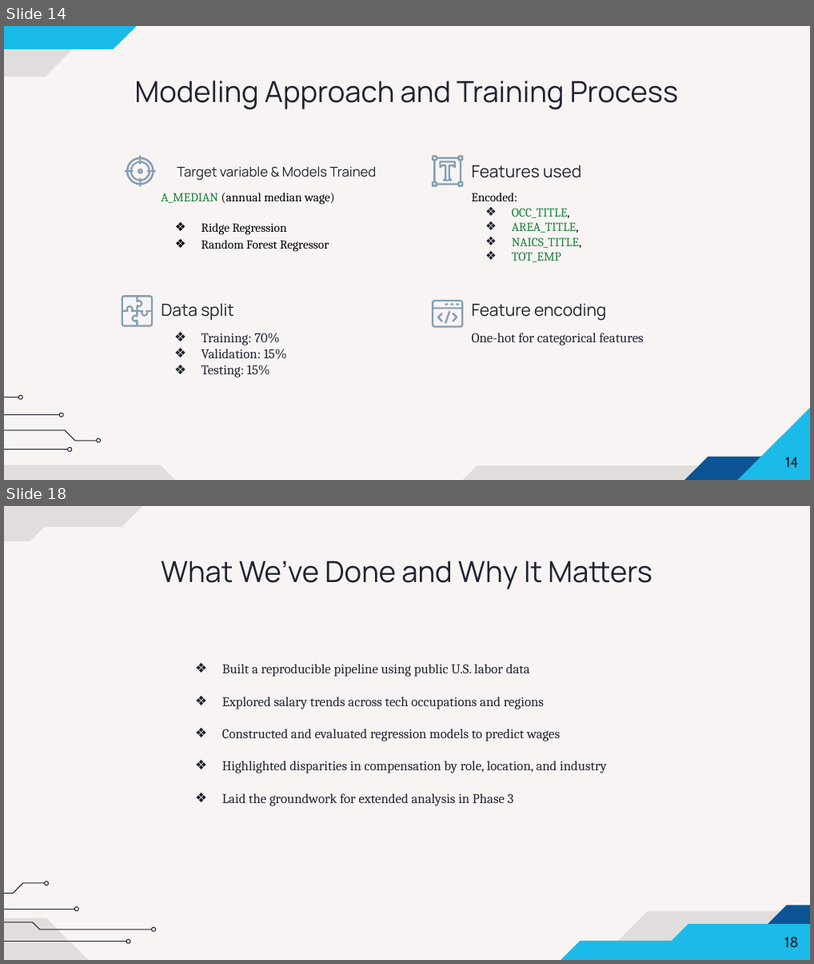
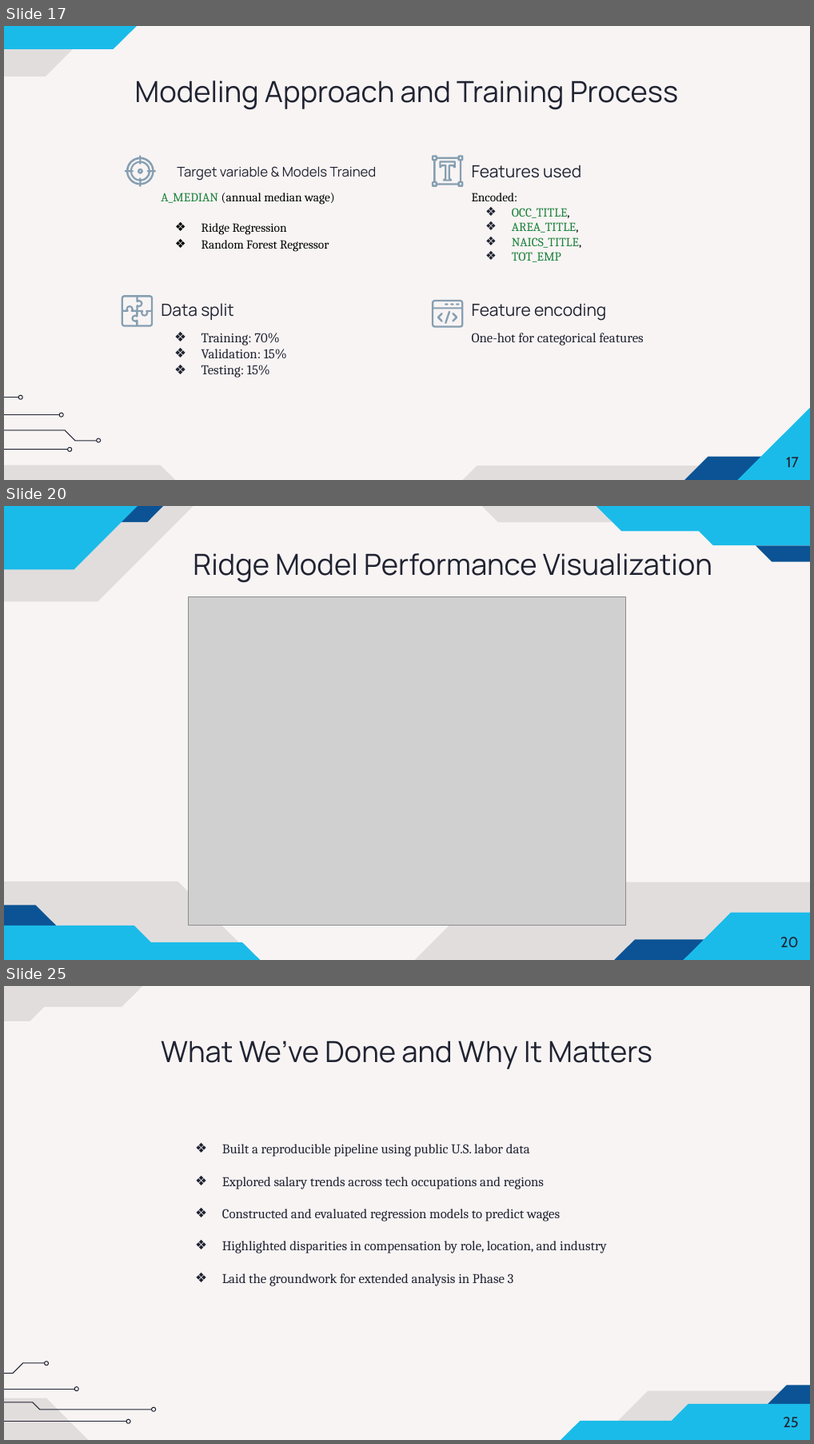
Before and after one commit to DATA606-Capstone-Project/devpay-insights, a slide deck: docs & PPTs/DS606_TeamA_Roman Rosario_Shah_Vakili_SalaryPred_P2.pptx. Shown one above the other, each under a label of ours: slides 14 and 18 before the commit, slides 17, 20 and 25 after it; the slides between them are not shown. The pictures are 814x964 and 814x1444 pixels, drawn with LibreOffice and Linux fonts; fonts in the diff are those of the drawing; grey boxes stand for pictures. Boxes give left, top, right and bottom in pixels: in the first picture for what was removed or moved away, otherwise in the second. Text is boxed around its words. In the diff, an @@ line names an element or a change of style, - is before the commit and + after.

```diff
--- a/docs & PPTs/DS606_TeamA_Roman Rosario_Shah_Vakili_SalaryPred_P2.pptx
+++ b/docs & PPTs/DS606_TeamA_Roman Rosario_Shah_Vakili_SalaryPred_P2.pptx
@@ slide 20 added at <box>4,506,810,960</box>, background #F8F4F4 @@
@@ freeform shape added at <box>4,506,201,601</box>, fill #000000 at 9% opacity @@
@@ freeform shape added at <box>22,506,111,522</box>, fill #0B5394 @@
@@ freeform shape added at <box>75,506,164,522</box>, fill #0B5394 @@
@@ freeform shape added at <box>336,506,646,522</box>, fill #000000 at 9% opacity @@
@@ title added at <box>193,553,713,583</box>, 26 pt, text #202331 @@
+Ridge Model Performance Visualization
@@ freeform shape added at <box>755,545,810,562</box>, fill #0B5394 @@
@@ picture added at <box>189,596,626,924</box> @@
@@ freeform shape added at <box>4,881,810,960</box>, fill #000000 at 9% opacity @@
@@ freeform shape added at <box>4,904,57,924</box>, fill #0B5394 @@
@@ group added at <box>4,506,810,960</box>: 4 freeform shapes @@
@@ page number added at <box>781,936,798,947</box>, 13 pt, text #202331 @@
+20
@@ freeform shape added at <box>614,939,723,959</box>, fill #0B5394 @@
@@ what was slide 14 is now slide 17 @@
@@ page number at <box>786,456,799,467</box>: text changed @@
-14
+17
@@ what was slide 18 is now slide 25 @@
@@ page number at <box>783,1416,798,1427</box>: text changed @@
-18
+25
```
Also in this commit, not shown: 12 slides changed, 6 other slides added, 1 other file.
